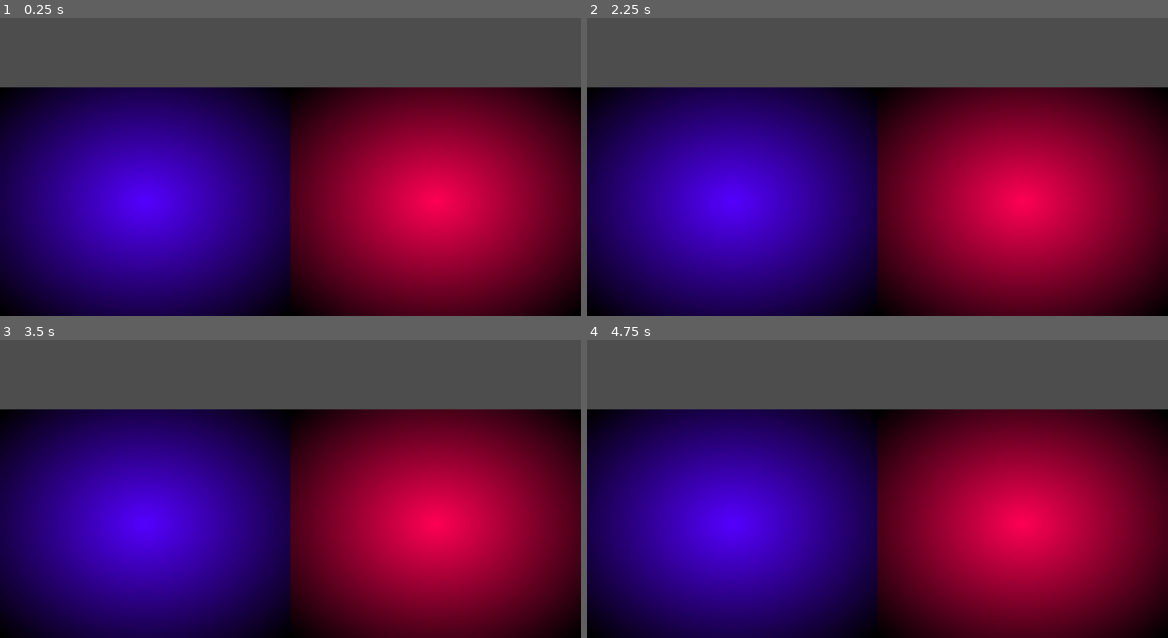
Above: before the commit, frames 1-4 (two rows, left to right).
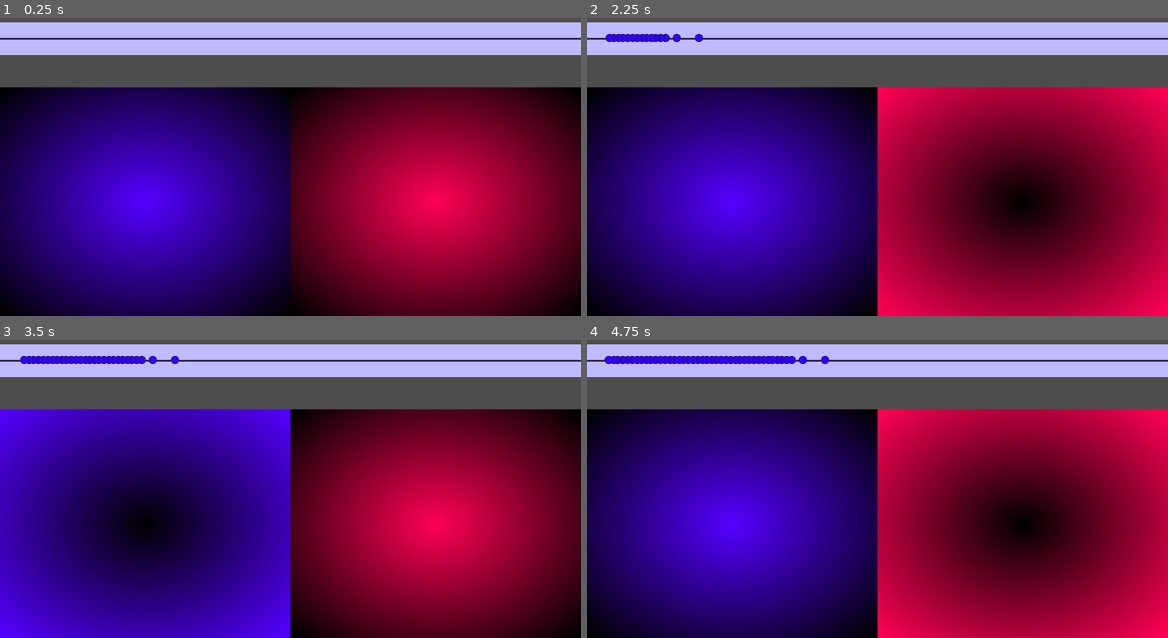
Above: after the commit, the same moments.

Repository: GustaCyber/Ritmo-silencioso
Game: Godot game, scene res://scenes/teste.tscn
Two runs of this game, one before a commit and one after it. Both use one fixed random seed, a clock stepped at 60 frames per second and the inputs below. Sound files missing from this copy of the repository are replaced by a short silence.
Inputs (mouse positions are in pixels of both pictures, inside the frame that each line leads up to):
- Up to frame 1 (0.25 s): no input
- Up to frame 2 (2.25 s): click (1022, 202) at 0.5 s; click (732, 202) at 1.25 s; tap Enter at 2 s; hold Right (ui_right) from 2.03 s (still down)
- Up to frame 3 (3.5 s): tap Space at 2.75 s; release Right (ui_right) at 2.78 s; hold Left (ui_left) from 2.78 s (still down)
- Up to frame 4 (4.75 s): tap Enter at 3.5 s; release Left (ui_left) at 3.53 s; hold Right (ui_right) from 3.53 s (still down); tap Space at 4.25 s

The runs differ from the first frame. In frame 1, 11% of the frame differs, in the area x 0-100%, y 1-13%; in frame 2, 44%, in the area x 0-100%, y 1-100%; in frame 3, 44%; in frame 4, 44%.

Commit message:
implementacao da gameplay parte 1

Diff:
--- /dev/null
+++ b/scenes/element.tscn
@@ -0,0 +1,38 @@
+[gd_scene format=3 uid="uid://cvmgms7v7cpng"]
+
+[ext_resource type="Texture2D" uid="uid://dk6xbtvaaas6p" path="res://assets/sprites/elemento1.png" id="1_0xve5"]
+[ext_resource type="Script" uid="uid://efcffau60f2w" path="res://scripts/element.gd" id="1_wiq65"]
+[ext_resource type="Texture2D" uid="uid://dws2d8mj8ca3b" path="res://assets/sprites/elemento2.png" id="2_wiq65"]
+
+[sub_resource type="SpriteFrames" id="SpriteFrames_ut6yo"]
+animations = [{
+"frames": [{
+"duration": 1.0,
+"texture": ExtResource("1_0xve5")
+}],
+"loop": true,
+"name": &"blue",
+"speed": 5.0
+}, {
+"frames": [{
+"duration": 1.0,
+"texture": ExtResource("2_wiq65")
+}],
+"loop": true,
+"name": &"red",
+"speed": 5.0
+}]
+
+[node name="element" type="CharacterBody2D" unique_id=1319022191]
+z_index = 1
+z_as_relative = false
+script = ExtResource("1_wiq65")
+
+[node name="AnimatedSprite2D" type="AnimatedSprite2D" parent="." unique_id=1137452298]
+texture_filter = 1
+sprite_frames = SubResource("SpriteFrames_ut6yo")
+animation = &"blue"
+
+[node name="VisibleOnScreenNotifier2D" type="VisibleOnScreenNotifier2D" parent="." unique_id=1634303380]
+
+[connection signal="screen_exited" from="VisibleOnScreenNotifier2D" to="." method="_on_visible_on_screen_notifier_2d_screen_exited"]
--- a/scenes/teste.tscn
+++ b/scenes/teste.tscn
@@ -1,11 +1,15 @@
 [gd_scene format=3 uid="uid://dbirob4cs56jd"]
 
+[ext_resource type="Script" uid="uid://dbl3mjnhhs0ia" path="res://scripts/gameplay.gd" id="1_6cgey"]
 [ext_resource type="Texture2D" uid="uid://bqsfmsmr5e3bs" path="res://assets/elements/texture_right_button_normal.tres" id="1_8cswh"]
 [ext_resource type="Script" uid="uid://dtontvkyrjrou" path="res://scripts/right_button.gd" id="3_mjdn2"]
 [ext_resource type="Texture2D" uid="uid://7f5clu2hv7p" path="res://assets/elements/texture_left_button_normal.tres" id="4_375g6"]
 [ext_resource type="Script" uid="uid://dif6jd6jck4jy" path="res://scripts/left_button.gd" id="5_8cswh"]
+[ext_resource type="Script" uid="uid://852rlkgnkklt" path="res://scripts/Init.gd" id="6_6cgey"]
+[ext_resource type="AudioStream" uid="uid://glu5i3emjy4f" path="res://assets/songs/korobeiniki.mp3" id="6_mjdn2"]
 
-[node name="Teste" type="Node2D" unique_id=451631582]
+[node name="Gameplay" type="Node2D" unique_id=451631582]
+script = ExtResource("1_6cgey")
 metadata/_edit_horizontal_guides_ = [77.0]
 
 [node name="CanvasLayer" type="CanvasLayer" parent="." unique_id=629220860]
@@ -41,6 +45,28 @@
 stretch_mode = 0
 script = ExtResource("5_8cswh")
 
+[node name="campo_tempo" type="ColorRect" parent="CanvasLayer/Control" unique_id=1080795019]
+layout_mode = 1
+anchors_preset = -1
+anchor_top = 0.1
+anchor_right = 1.0
+anchor_bottom = 0.2
+color = Color(0.7442779, 0.7315388, 1, 1)
+
+[node name="line" type="ColorRect" parent="CanvasLayer/Control/campo_tempo" unique_id=335469337]
+layout_mode = 1
+anchors_preset = -1
+anchor_top = 0.48
+anchor_right = 1.0
+anchor_bottom = 0.52
+color = Color(0.08366973, 0.021391047, 0.12555072, 1)
+
+[node name="AudioPlayer" type="AudioStreamPlayer2D" parent="." unique_id=591978193]
+stream = ExtResource("6_mjdn2")
+
+[node name="Node" type="Node" parent="." unique_id=1016419998]
+script = ExtResource("6_6cgey")
+
 [connection signal="button_down" from="CanvasLayer/Control/right_button" to="CanvasLayer/Control/right_button" method="_on_button_down"]
 [connection signal="button_up" from="CanvasLayer/Control/right_button" to="CanvasLayer/Control/right_button" method="_on_button_up"]
 [connection signal="button_down" from="CanvasLayer/Control/left_button" to="CanvasLayer/Control/left_button" method="_on_button_down"]
--- a/scripts/Global.gd
+++ b/scripts/Global.gd
@@ -5,18 +5,31 @@
 const RED = Color(1, 0, 0.33, 1)
 const BLUE = Color(0.33, 0, 1, 1)
 
-# Constantes gameplay
+# Consts e vars gameplay
+const song_teste_array = [1, 0, 0, 0, 1, 0, 0, 0]
+const error_margin = 5
+const element_speed = 100
+# Musica 1
+var musica1 = {
+	"bpm": 140,
+	"duracao": 111,
+	"path": "res://assets/songs/korobeiniki.mp3",
+	"array": [1, 0, 0, 0, 1, 0, 0, 0],
+}
+var total_beats1 = (musica1.duracao/60.0)*musica1.bpm
+var time_per_bit1 = musica1.duracao/total_beats1
+var time_per_bit_margin1 = time_per_bit1/100.0 * error_margin
 
 # Constantes save
 const FILE_PATH = "user://saveData.json"
 const SAVE_BASE: Dictionary = {
 	"level": 0,
-	"scores": [-1, -1, -1, -1]
+	"scores": [-1, -1, -1]
 }
 
 # Variaveis
 var level: int = 0
-var scores = [-1, -1, -1, -1]
+var scores = [-1, -1, -1]
 
 # Funcoes de estetica
 func mudar_cor_ponto_0(cor: Color, gradiente: Gradient):
--- /dev/null
+++ b/scripts/element.gd
@@ -0,0 +1,14 @@
+extends CharacterBody2D
+
+const speed = GlobalGD.element_speed
+
+func _ready() -> void:
+	pass
+
+func _physics_process(delta: float) -> void:
+	velocity.x = speed
+	move_and_slide()
+
+
+func _on_visible_on_screen_notifier_2d_screen_exited() -> void:
+	queue_free()
--- /dev/null
+++ b/scripts/gameplay.gd
@@ -0,0 +1,63 @@
+extends Node2D
+
+# Onreadys
+@onready var l_btn = get_node("CanvasLayer/Control/left_button")
+@onready var r_btn = get_node("CanvasLayer/Control/right_button")
+@onready var audio_player = get_node("AudioPlayer")
+@onready var campo_tempo = get_node("CanvasLayer/Control/campo_tempo")
+@onready var linha = get_node("CanvasLayer/Control/campo_tempo/line")
+
+# Constantes
+
+
+# Variaveis
+var current_music: Dictionary
+var is_generated = false
+var element_y_pos
+var elements = []
+
+func _ready() -> void:
+	# Iniciar fase
+	element_y_pos = campo_tempo.get_global_rect().position.y
+	if (GlobalGD.level == 0):
+		current_music = GlobalGD.musica1
+		var song = load(current_music.path)
+		audio_player.set_stream(song)
+		audio_player.play()
+
+func get_keys():
+	if Input.is_action_just_pressed("ui_left"):
+		l_btn.animar(1)
+	if (Input.is_action_just_released("ui_left")):
+		l_btn.animar(0)
+	if (Input.is_action_just_pressed("ui_right")):
+		r_btn.animar(1)
+	if (Input.is_action_just_released("ui_right")):
+		r_btn.animar(0)
+
+func get_next_bit() -> float:
+	var current_song_time = audio_player.get_playback_position() + AudioServer.get_time_since_last_mix()
+	var current_pos:int = current_song_time/GlobalGD.time_per_bit1
+	var next_bit_time = GlobalGD.time_per_bit1 * (current_pos+1)
+	return next_bit_time - current_song_time
+
+func create_elements():
+	var new_element = preload("res://scenes/element.tscn")
+	var next_bit = get_next_bit()
+	if (next_bit <= GlobalGD.time_per_bit1 + GlobalGD.time_per_bit_margin1
+	&& next_bit >= GlobalGD.time_per_bit1 - GlobalGD.time_per_bit_margin1):
+		if (!is_generated):
+			is_generated = true
+			var pos = next_bit * GlobalGD.element_speed
+			var element_instance = new_element.instantiate()
+			elements.push_back(new_element.instantiate())
+			#elements[-1].position.y = 16
+			elements[-1].global_position.x = pos
+			linha.add_child(elements[-1])
+	else:
+		is_generated = false
+
+# Called every frame. 'delta' is the elapsed time since the previous frame.
+func _process(delta: float) -> void:
+	get_keys()
+	create_elements()
--- a/scripts/left_button.gd
+++ b/scripts/left_button.gd
@@ -13,6 +13,11 @@
 		gradiente.set_color(0, GlobalGD.BLUE)
 		gradiente.set_color(1, GlobalGD.BLACK)
 
+func animar(id:int):
+	if (id == 1):
+		GlobalGD.animar_gradiente(GlobalGD.BLACK, GlobalGD.BLUE, gradiente, trans_duration)
+	else:
+		GlobalGD.animar_gradiente(GlobalGD.BLUE, GlobalGD.BLACK, gradiente, trans_duration)
 
 # Called every frame. 'delta' is the elapsed time since the previous frame.
 func _process(delta: float) -> void:
--- a/scripts/right_button.gd
+++ b/scripts/right_button.gd
@@ -12,6 +12,11 @@
 		gradiente.set_color(0, GlobalGD.RED)
 		gradiente.set_color(1, GlobalGD.BLACK)
 
+func animar(id:int):
+	if (id == 1):
+		GlobalGD.animar_gradiente(GlobalGD.BLACK, GlobalGD.RED, gradiente, trans_duration)
+	else:
+		GlobalGD.animar_gradiente(GlobalGD.RED, GlobalGD.BLACK, gradiente, trans_duration)
 
 # Called every frame. 'delta' is the elapsed time since the previous frame.
 func _process(delta: float) -> void:
Not shown, added: assets/songs/korobeiniki.mp3.import
Binary file added: assets/sprites/elemento1.png
Not shown, added: assets/sprites/elemento1.png.import
Binary file added: assets/sprites/elemento2.png
Not shown, added: assets/sprites/elemento2.png.import
Not shown, added: scripts/element.gd.uid
Not shown, added: scripts/gameplay.gd.uid
Not shown, added: assets/songs/korobeiniki.mp3
